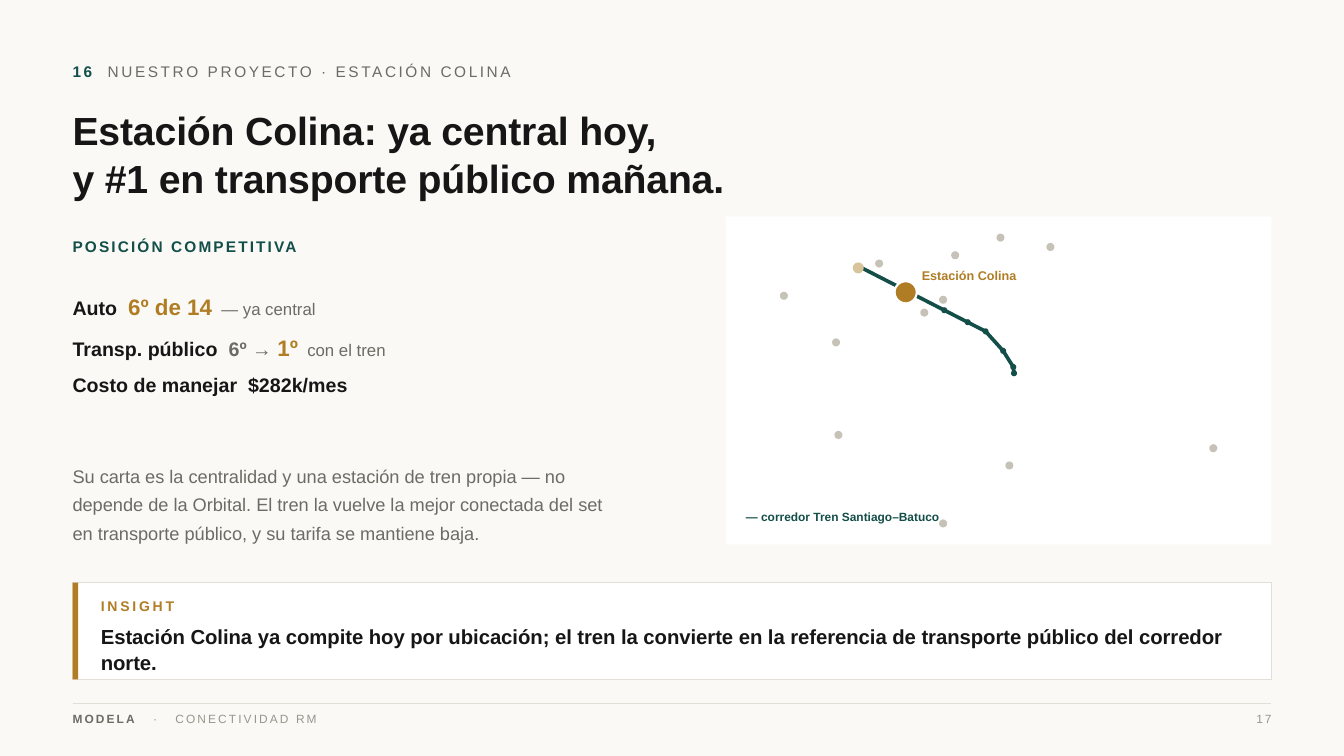
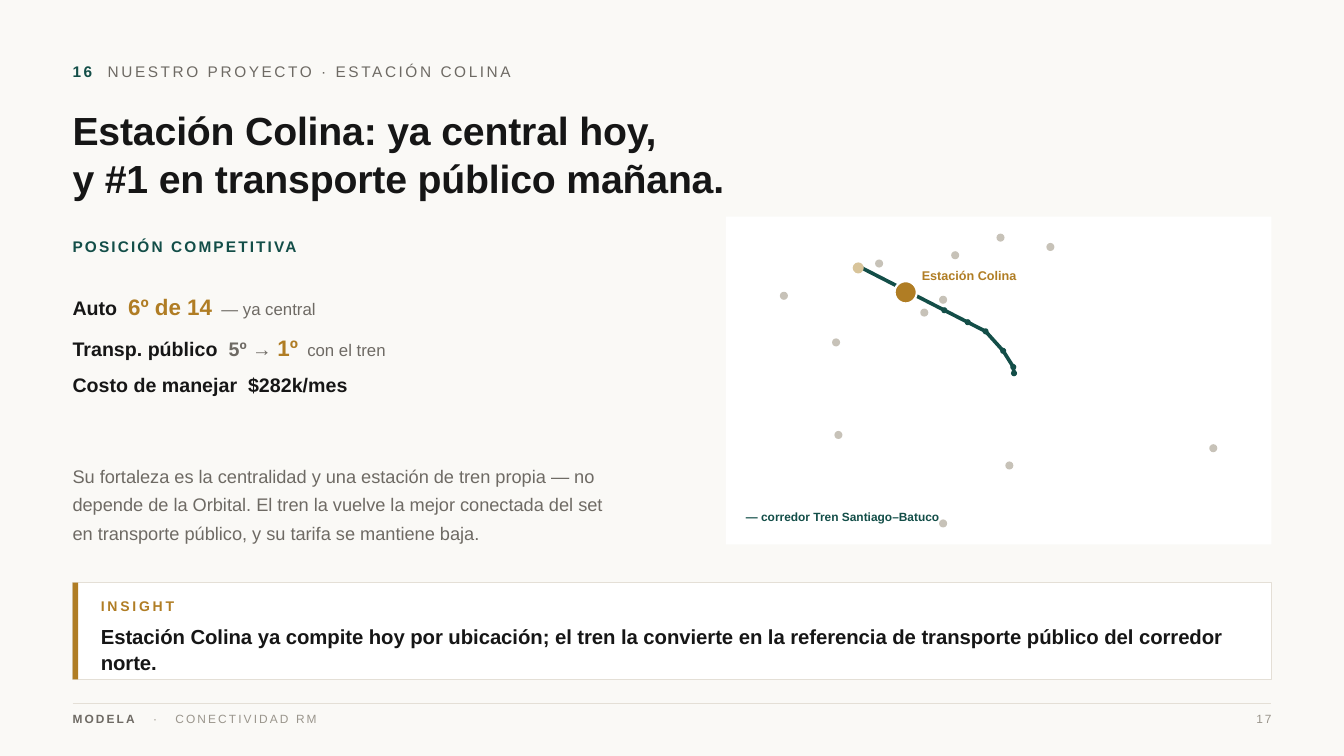
Before and after one commit to modela-simulador/modela-simulador, a slide deck: slide 17 of public/conectividad/Conectividad-Modela.pptx. Drawn at 1344x756 pixels with LibreOffice and Linux fonts; fonts in the diff are those of the drawing. Boxes give left, top, right and bottom in pixels: in the first picture for what was removed or moved away, otherwise in the second. Text is boxed around its words. In the diff, an @@ line names an element or a change of style, - is before the commit and + after.

```diff
--- a/public/conectividad/Conectividad-Modela.pptx
+++ b/public/conectividad/Conectividad-Modela.pptx
@@ text at <box>73,340,386,360</box>: text changed @@
-Transp. público 6º → 1º con el tren
+Transp. público 5º → 1º con el tren
@@ text at <box>73,469,602,544</box>: text changed @@
-Su carta es la centralidad y una estación de tren propia — no depende de la Orbital. El tren la vuelve la mejor conectada del set en transporte público, y su tarifa se mantiene baja.
+Su fortaleza es la centralidad y una estación de tren propia — no depende de la Orbital. El tren la vuelve la mejor conectada del set en transporte público, y su tarifa se mantiene baja.
```
Also in this commit, not shown: 9 other slides changed, 3 slides added, 3 slides removed, 39 other files.
